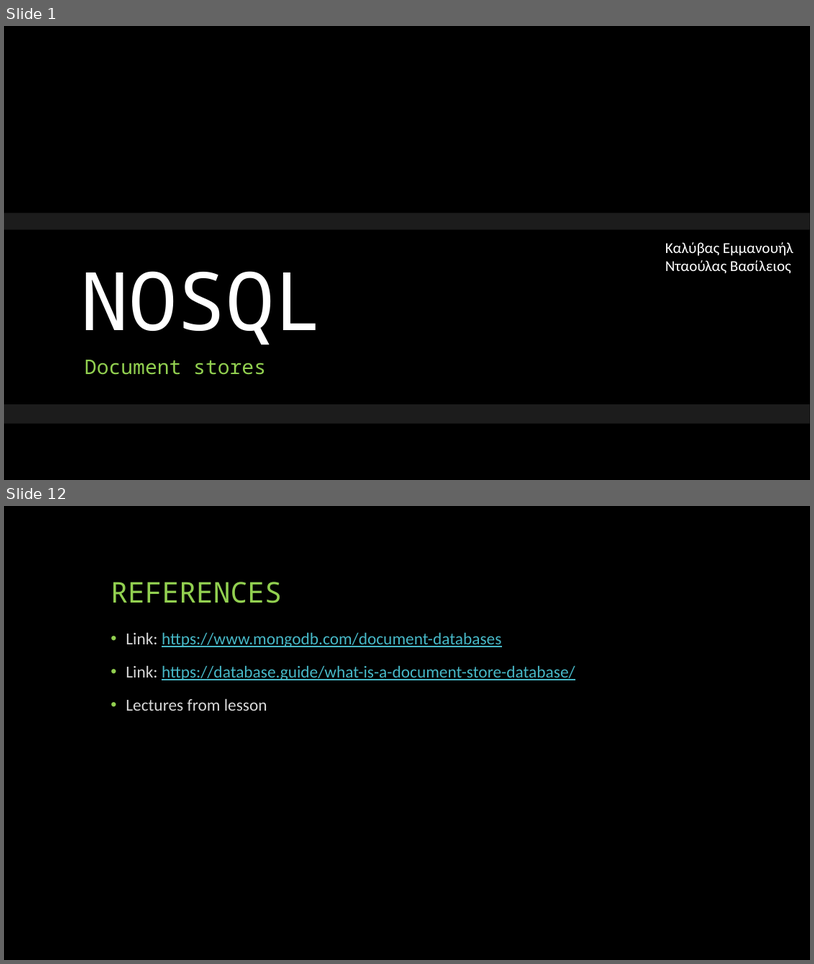
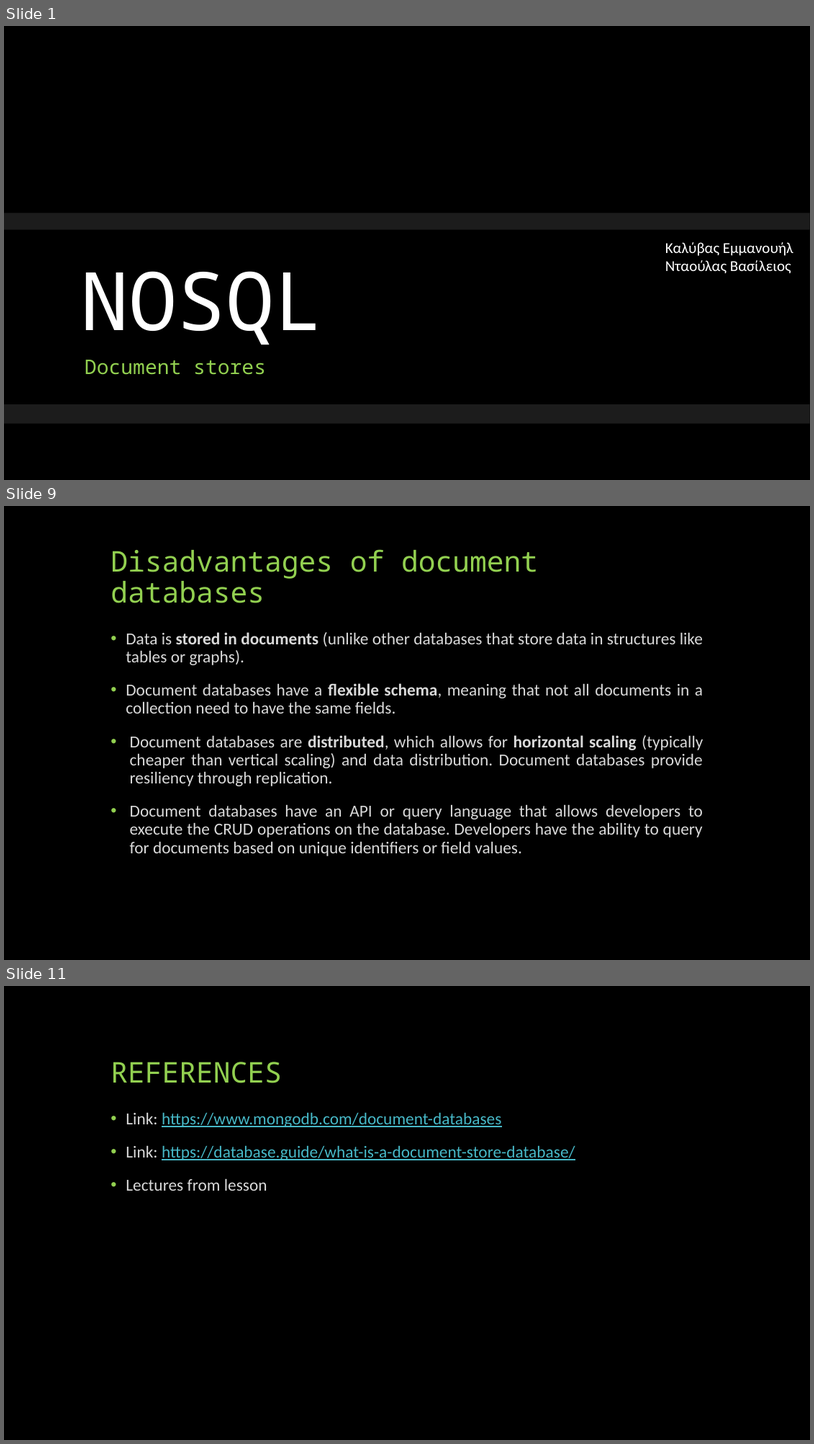
Before and after one commit to MnAppsNet/DominanceQueries, a slide deck: NOSQL - document stores.pptx. Shown one above the other, each under a label of ours: slides 1 and 12 before the commit, slides 1, 9 and 11 after it; the slides between them are not shown. The pictures are 814x964 and 814x1444 pixels, drawn with LibreOffice and Linux fonts; fonts in the diff are those of the drawing; background and template pictures are left out. Boxes give left, top, right and bottom in pixels: in the first picture for what was removed or moved away, otherwise in the second. Text is boxed around its words. In the diff, an @@ line names an element or a change of style, - is before the commit and + after.

```diff
--- a/NOSQL - document stores.pptx
+++ b/NOSQL - document stores.pptx
@@ slide 9 added at (x1=4, y1=506, x2=810, y2=960), background #000000 @@
@@ title added at (x1=111, y1=549, x2=538, y2=603), 34 pt, text #92D050 @@
+Disadvantages of document databases
@@ text added at (x1=126, y1=632, x2=703, y2=856), 20 pt, text #D9D9D9 @@
+• Data is stored in documents (unlike other databases that store data in structures like tables or graphs).
+• Document databases have a flexible schema, meaning that not all documents in a collection need to have the same fields.
+  • Document databases are distributed, which allows for horizontal scaling (typically cheaper than vertical scaling) and data distribution. Document databases provide resiliency through replication.
+  • Document databases have an API or query language that allows developers to execute the CRUD operations on the database. Developers have the ability to query for documents based on unique identifiers or field values.
@@ what was slide 12 is now slide 11 @@
```
Also in this commit, not shown: 6 slides changed, 3 other slides added, 5 slides removed.
